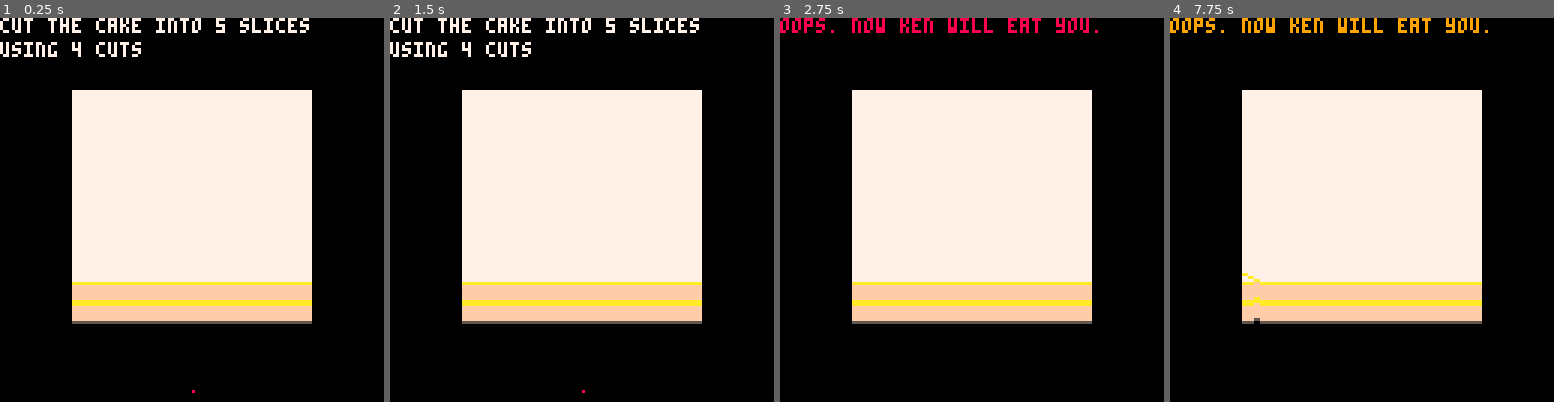
Above: before the commit, frames 1-4 (left to right).
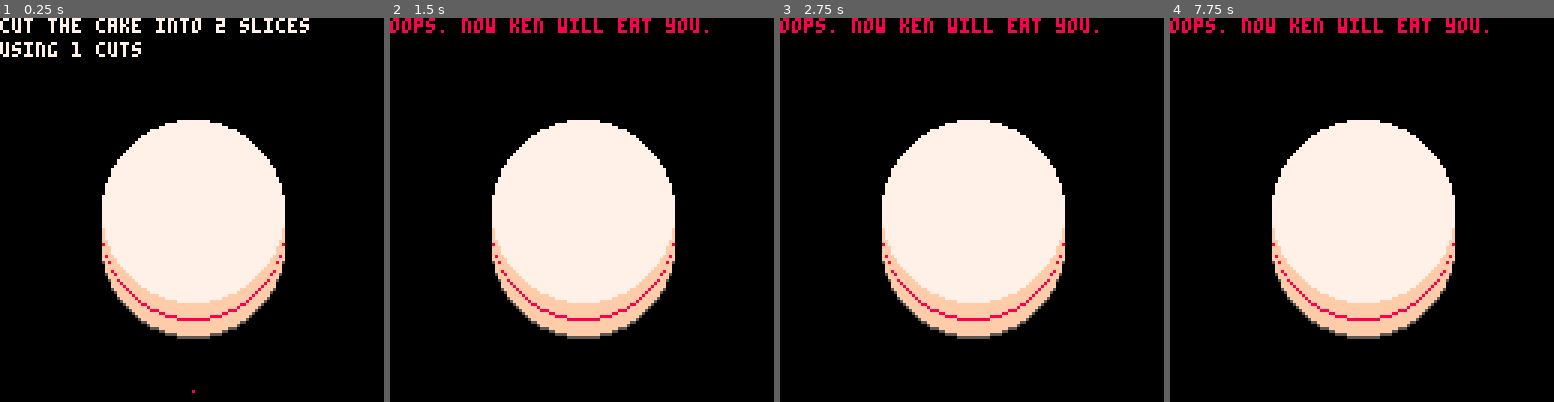
Above: after the commit, the same moments.

Repository: m-r-hunt/Pico-8-Carts
Game: PICO-8 cartridge cakecut.p8
The game is run twice, just before and just after one commit, with the same random seed, the same clock (stepped at 60 frames per second) and the same inputs.
Inputs:
- Up to frame 1 (0.25 s): no input
- Up to frame 2 (1.5 s): tap O (Z key) at 0.7 s
- Up to frame 3 (2.75 s): hold Right 1.6-2.1 s; tap O (Z key) at 1.7, 2.1, 2.5 s; hold Up 2.15-2.42 s; hold Right from 2.47 s (still down)
- Up to frame 4 (7.75 s): tap O (Z key) every 0.4 s from 2.9 to 7.7 s; release Right at 3.03 s; hold Left 3.08-3.58 s; hold Down 3.63-3.97 s; hold Right 4.02-4.68 s; hold Up 4.73-5.03 s; hold Left 5.08-5.68 s; hold Down 5.73-6.03 s; hold Right 6.08-6.58 s; hold Right 6.63-7.13 s; hold Up 7.18-7.45 s; hold Right from 7.5 s (still down)

The runs differ from the first frame. In frame 1, 21% of the frame differs, in the area x 18-82%, y 0-84%; in frame 2, 23%, in the area x 0-83%, y 0-98%; in frame 3, 20%; in frame 4, 22%.

Commit message:
A little tidy.

Diff:
--- a/cakecut.p8
+++ b/cakecut.p8
@@ -2,10 +2,10 @@
 version 16
 __lua__
 function _init()
-  cls()
-  levels[leveln][1]()
-  copy_to_memory()
-  poke(0x5f34, 1)
+ cls()
+ levels[leveln][1]()
+ copy_to_memory()
+ poke(0x5f34, 1)
 end
 
 pang=0
@@ -18,10 +18,6 @@
 cakey=24
 cakesize=80
 
-levels={
- --{function() circfill(64,64,30,7) end,1,2,{5,15,15,15,15,15,8,15,15,15,15,15}},
- {function() rectfill(0,0,128,128,7) end,4,5,{5,15,15,15,15,15,10,10,15,15,15,15,15,10}},
-}
 leveln=1
 
 function copy_to_screen(y)
@@ -30,16 +26,16 @@
 end
 
 function copy_to_memory()
- for row=0,63 do
+ for row=0,cakesize-1 do
   memcpy(row*64,0x6000+cakey*64+cakex/2+row*64,cakesize/2)
  end
 end
 
 function _update()
- if btn(0) then pang-=pspeed end
- if btn(1) then pang+=pspeed end
- if btn(2) then pang2-=pspeed end
- if btn(3) then pang2+=pspeed end
+ if (btn(0)) pang-=pspeed
+ if (btn(1)) pang+=pspeed
+ if (btn(2)) pang2-=pspeed
+ if (btn(3)) pang2+=pspeed
  if btnp(4) then
   local x=64+rad*sin(pang)
   local y=64+rad*cos(pang)
@@ -160,68 +156,100 @@
 	return true
 end
 
-…(65 lines of a section not shown)…
+-->8
+levels={
+ {
+  function() circfill(64,64,30,7) end,
+  1,
+  2,
+  {5,15,15,15,15,15,8,15,15,15,15,15}
+ },
+ {
+  function() rectfill(0,0,128,128,7) end,
+  4,
+  5,
+  {5,15,15,15,15,15,10,10,15,15,15,15,15,10}
+ },
+}
+…(82 lines of a section not shown)…
Not shown, changed: 19 lines of the sprite sheet (__gfx__) section of cakecut.p8
